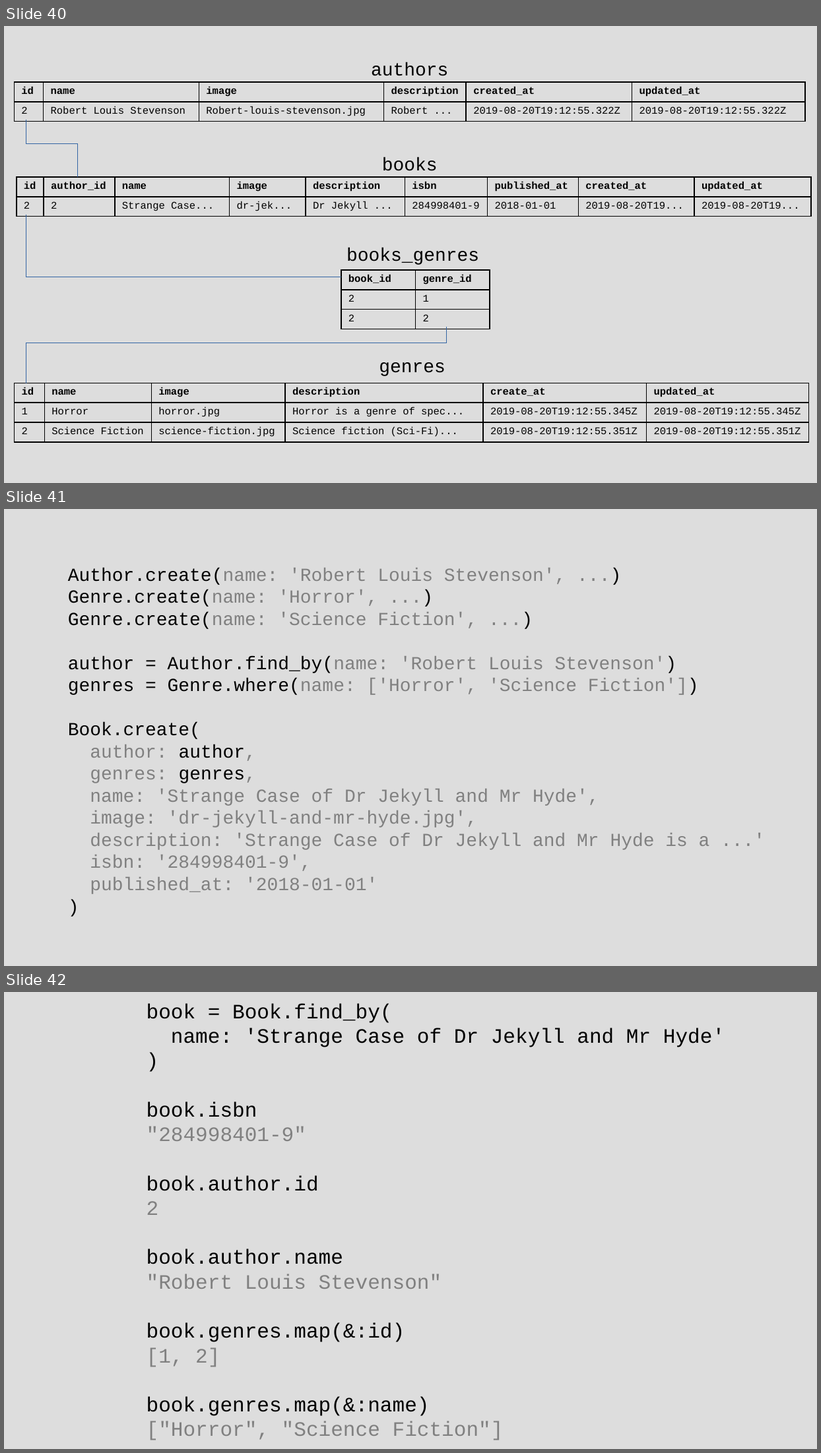
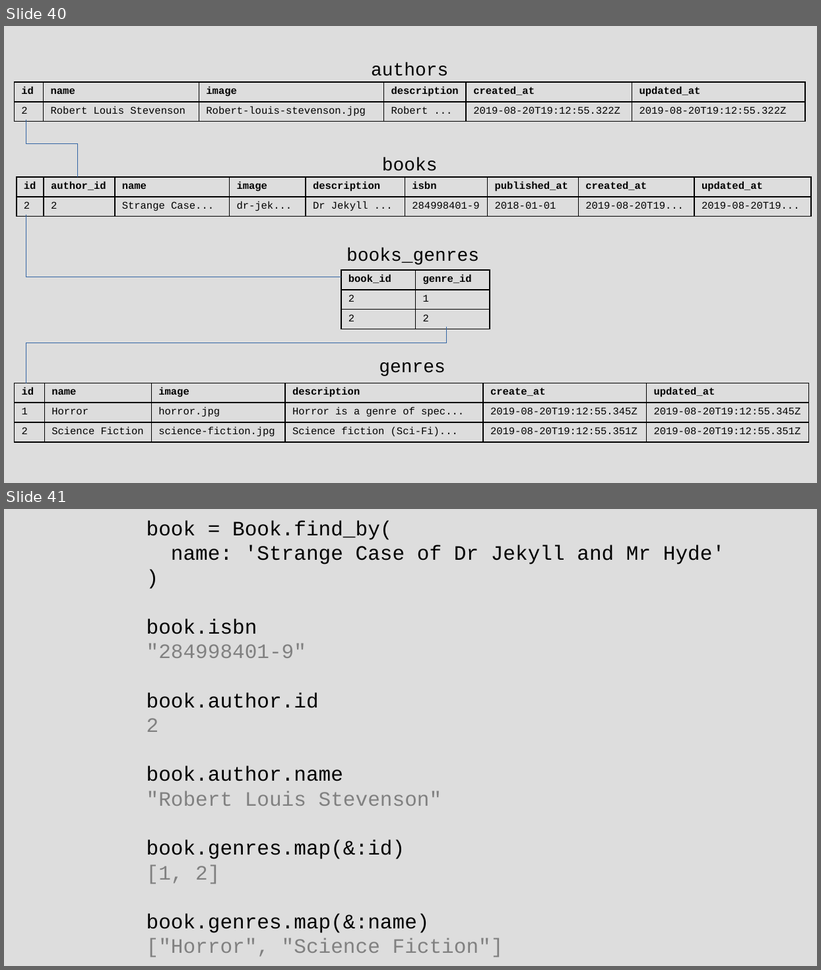
Before and after one commit to chriscressman/architecting-a-search-feature, a slide deck: presentation.odp. Shown one above the other, each under a label of ours: slides 40, 41 and 42 before the commit, slides 40 and 41 after it. The pictures are 821x1453 and 821x970 pixels, drawn with LibreOffice and Linux fonts; fonts in the diff are those of the drawing. Boxes give left, top, right and bottom in pixels: in the first picture for what was removed or moved away, otherwise in the second. Text is boxed around its words. In the diff, an @@ line names an element or a change of style, - is before the commit and + after.

```diff
--- a/presentation.odp
+++ b/presentation.odp
@@ slide 41 removed at (4, 509, 817, 966), background #DDDDDD @@
@@ subtitle removed at (68, 568, 710, 894) @@
-Author.create(name: 'Robert Louis Stevenson', ...)
-Genre.create(name: 'Horror', ...)
-Genre.create(name: 'Science Fiction', ...)
-author = Author.find_by(name: 'Robert Louis Stevenson')
-genres = Genre.where(name: ['Horror', 'Science Fiction'])
-Book.create(
-author: author,
-genres: genres,
-name: 'Strange Case of Dr Jekyll and Mr Hyde',
-image: 'dr-jekyll-and-mr-hyde.jpg',
-description: 'Strange Case of Dr Jekyll and Mr Hyde is a ...'
-isbn: '284998401-9',
-published_at: '2018-01-01'
-)
@@ what was slide 42 is now slide 41 @@
```
Also in this commit, not shown: 3 slides changed, 2 slides added, 1 other slide removed, 1 other file.
